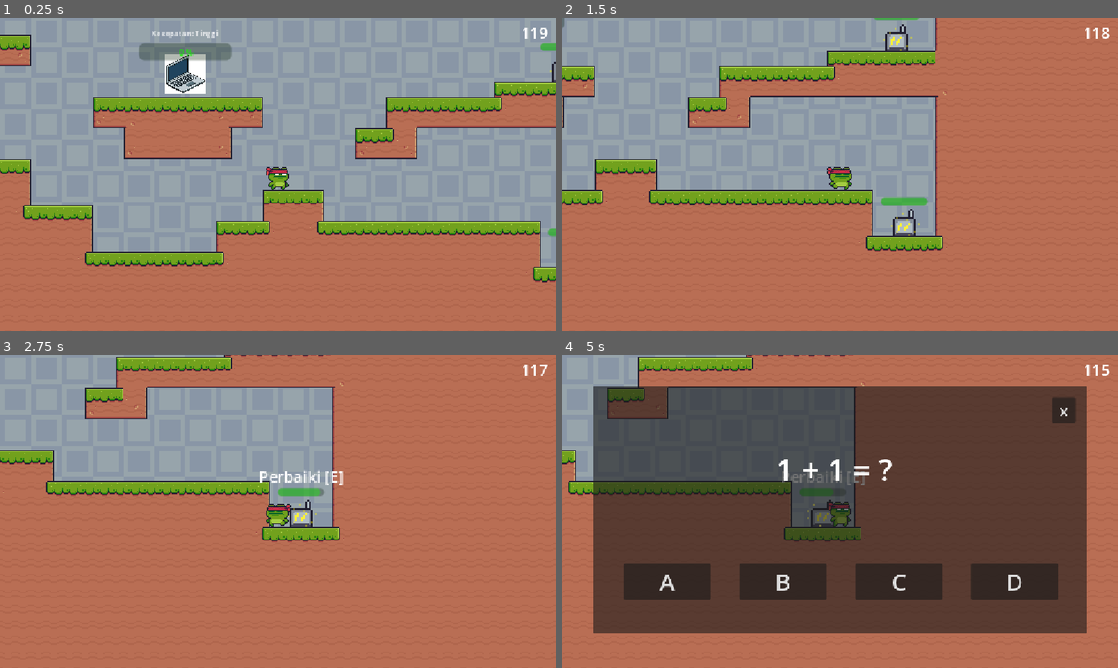
Above: before the commit, frames 1-4 (two rows, left to right).
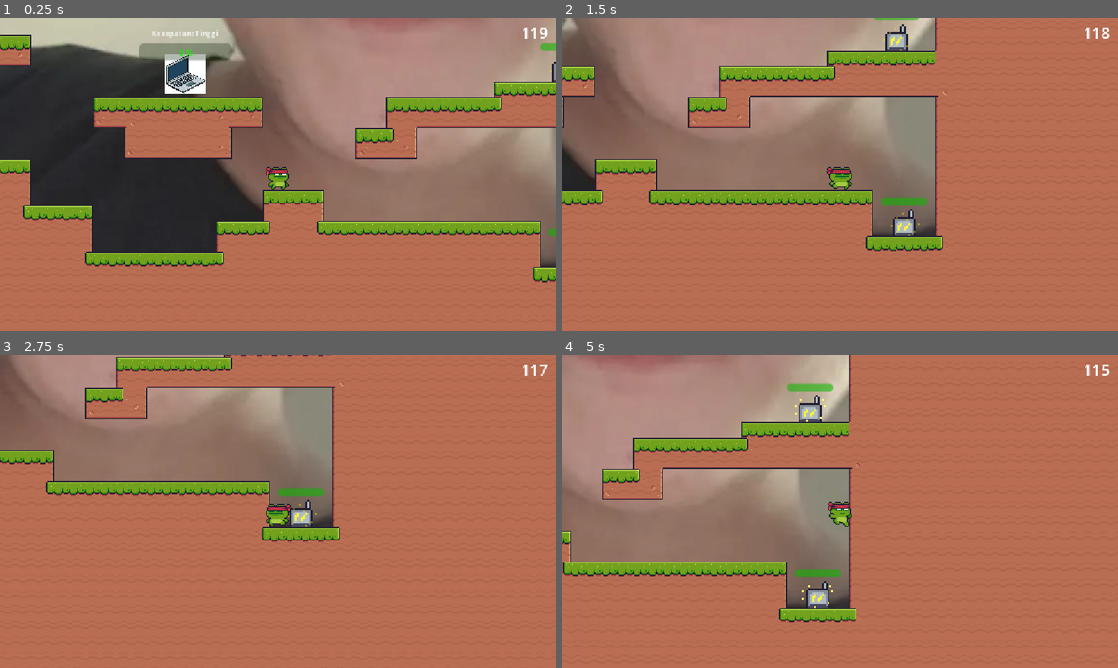
Above: after the commit, the same moments.

Repository: Diko-QuestionMark/Kodok-Matematika
Game: Godot game, scene res://Scene/world.tscn
Same seed, same stepped clock (60 frames per second), same inputs: the game is played once before the commit and once after it.
Inputs (mouse positions are in pixels of both pictures, inside the frame that each line leads up to):
- Up to frame 1 (0.25 s): no input
- Up to frame 2 (1.5 s): hold D (right) from 0.53 s (still down); tap E (interact) at 0.6, 1.35 s; tap Space (jump) at 0.77 s
- Up to frame 3 (2.75 s): tap Space (jump) at 1.52 s; release D (right) at 2.03 s; hold A (left) from 2.03 s (still down); tap E (interact) at 2.1 s
- Up to frame 4 (5 s): release A (left) at 2.78 s; hold D (right) 2.78-3.5 s; tap E (interact) at 2.85, 4.35 s; tap Space (jump) at 3.02, 4.52 s; click (667, 580) at 3.5 s, where only the run before the commit has a clickable "A"; hold D (right) from 4.28 s (still down)

The runs differ from the first frame. In frame 1, 53% of the frame differs, in the area x 0-100%, y 0-80%; in frame 2, 30%; in frame 3, 19%; in frame 4, 78%, in the area x 0-95%, y 0-89%.

Commit message:
pusing juga wkwkwkw

Diff:
--- a/Scene/generator.tscn
+++ b/Scene/generator.tscn
@@ -77,7 +77,7 @@
 show_percentage = false
 
 [node name="Timer" type="Timer" parent="." unique_id=978945655]
-wait_time = 2.0
+wait_time = 6.0
 autostart = true
 
 [node name="LayarPerbaikan" type="CanvasLayer" parent="." unique_id=61133870]
--- a/Scene/world.tscn
+++ b/Scene/world.tscn
@@ -7,6 +7,7 @@
 [ext_resource type="PackedScene" uid="uid://0jkapyxp3gq1" path="res://Scene/generator.tscn" id="4_aqk2v"]
 [ext_resource type="PackedScene" uid="uid://dept42lhoyudh" path="res://Scene/laptop.tscn" id="5_036b0"]
 [ext_resource type="PackedScene" uid="uid://burrt3a4mt6hu" path="res://Scene/canvas_layer.tscn" id="7_pkg7o"]
+[ext_resource type="Texture2D" uid="uid://br3i7grycyouu" path="res://Free/VeniaVeronica.jpeg" id="8_ddf65"]
 
 [sub_resource type="TileSetAtlasSource" id="TileSetAtlasSource_aqk2v"]
 texture = ExtResource("1_fj7yv")
@@ -237,11 +238,7 @@
 [node name="World" type="Node2D" unique_id=1172645152]
 script = ExtResource("1_dwbse")
 
-[node name="Player" parent="." unique_id=1737007550 instance=ExtResource("2_tlwt5")]
-z_index = 10
-position = Vector2(0, -48)
-
-[node name="TextureRect" type="TextureRect" parent="Player" unique_id=1323665617]
+[node name="TextureRect" type="TextureRect" parent="." unique_id=1323665617]
 modulate = Color(0.8047426, 0.80474263, 0.8047426, 1)
 z_index = -10
 anchors_preset = 8
@@ -250,9 +247,9 @@
 anchor_right = 0.5
 anchor_bottom = 0.5
 offset_left = -1312.0
-offset_top = -964.0
+offset_top = -1012.0
 offset_right = 1312.0
-offset_bottom = 964.0
+offset_bottom = 916.0
 grow_horizontal = 2
 grow_vertical = 2
 size_flags_horizontal = 4
@@ -260,6 +257,10 @@
 stretch_mode = 1
 metadata/_edit_lock_ = true
 
+[node name="Player" parent="." unique_id=1737007550 instance=ExtResource("2_tlwt5")]
+z_index = 10
+position = Vector2(0, -48)
+
 [node name="TileMapLayer" type="TileMapLayer" parent="." unique_id=1928648284]
 tile_map_data = PackedByteArray("AAAAAAAAAAAHAAEAAAD//wAAAAAKAAEAAAD+/wAAAAAHAAAAAAD9/wAAAAAHAAAAAAABAAAAAAAHAAEAAAACAA …(77376 unchanged characters)…
 tile_set = SubResource("TileSet_5sisn")
@@ -285,4 +286,9 @@
 
 [node name="CanvasLayer" parent="." unique_id=818496450 instance=ExtResource("7_pkg7o")]
 
+[node name="VeniaVeronica" type="Sprite2D" parent="." unique_id=1638978599]
+z_index = -1
+position = Vector2(-24.000015, -416)
+texture = ExtResource("8_ddf65")
+
 [connection signal="timeout" from="GameTimer" to="." method="_on_game_timer_timeout"]
--- /dev/null
+++ b/Script/generate_soal.gd
@@ -0,0 +1,31 @@
+extends Node
+
+var jawaban_benar
+var jawaban_salah
+
+func _ready() -> void:
+	generate_soal()
+
+
+func generate_soal():
+	var angka1 = randi_range(1, 10)
+	var angka2 = randi_range(1, 10)
+
+	jawaban_benar = angka1 + angka2
+
+	var opsi = [jawaban_benar]
+	while opsi.size() < 4:
+		jawaban_salah = jawaban_benar + randi_range(-4, 4)
+		if jawaban_salah not in opsi:
+			opsi.append(jawaban_salah)
+	return [angka1, angka2, opsi]
+
+	#opsi.shuffle()
+	#
+	#
+	#print("Soal: ", angka1, " + ", angka2, " = ?")
+	#print("A. ", opsi[0])
+	#print("B. ", opsi[1])
+	#print("C. ", opsi[2])
+	#print("D. ", opsi[3])
+	#print("Jawaban benar: ", jawaban_benar)
--- a/Script/generator.gd
+++ b/Script/generator.gd
@@ -4,11 +4,18 @@
 @onready var health_bar = $ProgressBar
 @onready var sprite = $AnimatedSprite2D
 @onready var layar_perbaikan = $LayarPerbaikan
-
+@onready var label_soal = $LayarPerbaikan/Panel/Label
+@onready var button1 = $LayarPerbaikan/Panel/HBoxContainer/Button1
+@onready var button2 = $LayarPerbaikan/Panel/HBoxContainer/Button2
+@onready var button3 = $LayarPerbaikan/Panel/HBoxContainer/Button3
+@onready var button4 = $LayarPerbaikan/Panel/HBoxContainer/Button4
 
 var health = 10
 var on_area = false
 var gene_on = true
+var a
+var opsi = []
+var jawaban_benar
 
 
 func _ready() -> void:
@@ -17,21 +24,35 @@
 
 
 func _process(_delta: float) -> void:
-	if on_area == true && Input.is_action_just_pressed("interact"):
+	if on_area && health != 10:
+		label.show()
+	else:
+		label.hide()
+
+	if on_area == true && Input.is_action_just_pressed("interact") && health != 10 && !layar_perbaikan.visible:
+		a = GenerateSoal.generate_soal()
+		opsi = a[2]
+		jawaban_benar = opsi[0]
+		opsi.shuffle()
+		print(opsi)
+		label_soal.text = str(a[0], " + ", a[1], " = ?")
+		button1.text = str(opsi[0])
+		button2.text = str(opsi[1])
+		button3.text = str(opsi[2])
+		button4.text = str(opsi[3])
+
 		Global.panel_aktif = true
 		layar_perbaikan.show()
 
 
 func _on_area_2d_body_entered(body: Node2D) -> void:
 	if body.name == "Player":
-		label.show()
 		on_area = true
 		pass
 
 
 func _on_area_2d_body_exited(body: Node2D) -> void:
 	if body.name == "Player":
-		label.hide()
 		on_area = false
 		pass
 
@@ -51,18 +72,22 @@
 
 
 func _on_button_1_pressed() -> void:
+	cek_jawaban(opsi[0])
 	tutup_layar_perbaikan()
 
 
 func _on_button_2_pressed() -> void:
+	cek_jawaban(opsi[1])
 	tutup_layar_perbaikan()
 
 
 func _on_button_3_pressed() -> void:
+	cek_jawaban(opsi[2])
 	tutup_layar_perbaikan()
 
 
 func _on_button_4_pressed() -> void:
+	cek_jawaban(opsi[3])
 	tutup_layar_perbaikan()
 
 
@@ -74,3 +99,17 @@
 func buka_layar_perbaikan() -> void:
 	Global.panel_aktif = true
 	layar_perbaikan.show()
+
+
+func cek_jawaban(button: int) -> void:
+	if button == jawaban_benar:
+		health += 5
+		if health > 10:
+			health = 10
+		print("benar")
+	else:
+		health -= 3
+		if health < 0:
+			health = 0
+		print("salah")
+	health_bar.value = health
--- a/Script/laptop.gd
+++ b/Script/laptop.gd
@@ -16,7 +16,6 @@
 
 
 func _on_timer_timeout() -> void:
-	print(data_jumlah_gene)
 	if Global.sudah_menang == false:
 		if data_jumlah_gene == 4:
 			progress_bar.value += 5
@@ -29,5 +28,5 @@
 		if data_jumlah_gene == 0:
 			Global.sudah_kalah = true
 
-	if progress_bar.value >= 1000:
+	if progress_bar.value >= progress_bar.max_value:
 		Global.sudah_menang = true
--- /dev/null
+++ b/Script/test_generate_soal.gd
@@ -0,0 +1,28 @@
+extends Node
+
+var jawaban_benar
+var jawaban_salah
+
+func _ready() -> void:
+	generate_soal()
+
+
+func generate_soal():
+	var angka1 = randi_range(1, 99)
+	var angka2 = randi_range(1, 99)
+
+	jawaban_benar = angka1 + angka2
+
+	var opsi = [jawaban_benar]
+	while opsi.size() < 4:
+		jawaban_salah = jawaban_benar + randi_range(-40, 40)
+		if jawaban_salah not in opsi:
+			opsi.append(jawaban_salah)
+	opsi.shuffle()
+
+	print("Soal: ", angka1, " + ", angka2, " = ?")
+	print("A. ", opsi[0])
+	print("B. ", opsi[1])
+	print("C. ", opsi[2])
+	print("D. ", opsi[3])
+	print("Jawaban benar: ", jawaban_benar)
--- a/project.godot
+++ b/project.godot
@@ -19,6 +19,7 @@
 
 Global="*uid://biex7btr6ppam"
 SceneTransition="*uid://c1wlqb4xyj1cf"
+GenerateSoal="*uid://brqubn5nm5sbi"
 
 [display]
 
Binary file added: Free/VeniaVeronica.jpeg
Not shown, added: Free/VeniaVeronica.jpeg.import
Not shown, added: Script/generate_soal.gd.uid
Not shown, added: Script/test_generate_soal.gd.uid
